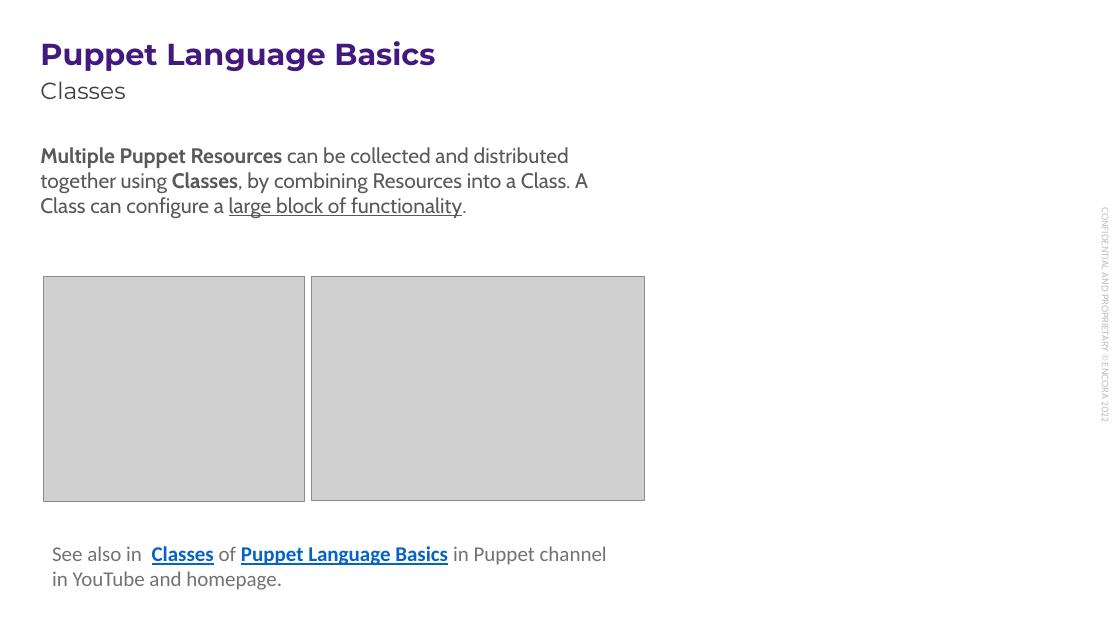
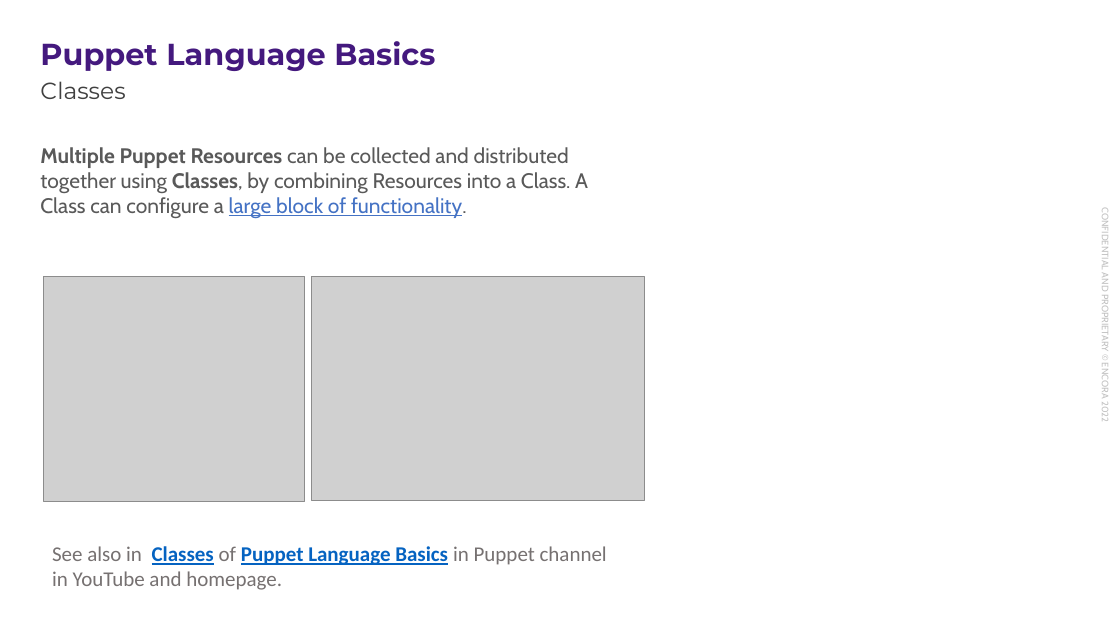
Before and after one commit to enogrob/presentation-puppet-debugger, a slide deck: slide 14 of docs/presentation-puppet-debugger.pptx. Drawn at 1120x630 pixels with LibreOffice and Linux fonts; fonts in the diff are those of the drawing; grey boxes stand for pictures; background and template pictures are left out. Boxes give left, top, right and bottom in pixels: in the first picture for what was removed or moved away, otherwise in the second. Text is boxed around its words. In the diff, an @@ line names an element or a change of style, - is before the commit and + after.

```diff
--- a/docs/presentation-puppet-debugger.pptx
+++ b/docs/presentation-puppet-debugger.pptx
@@ text "Multiple Puppet Resources can be ..." at (40, 147, 588, 219): text colour #595959 to #4472C4 in "large block of functionality." @@
```
Also in this commit, not shown: 10 other slides changed, 12 other files.
